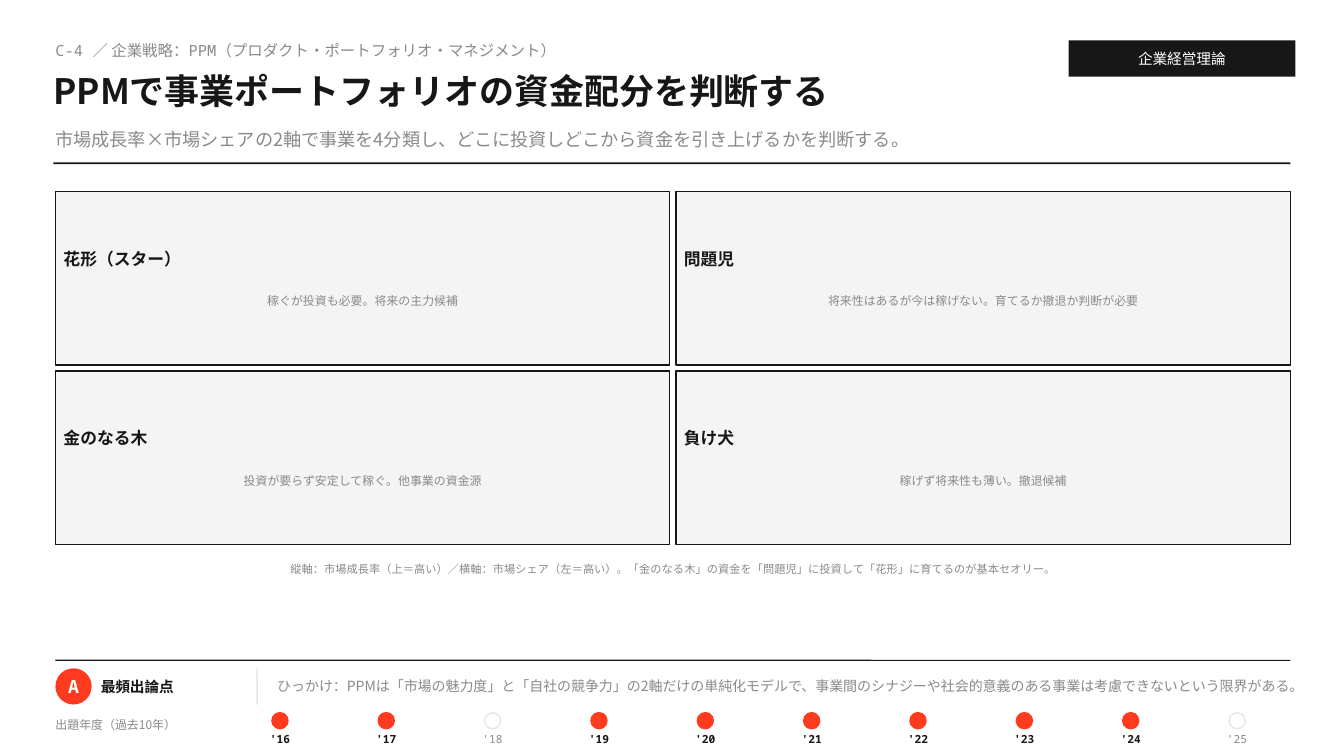
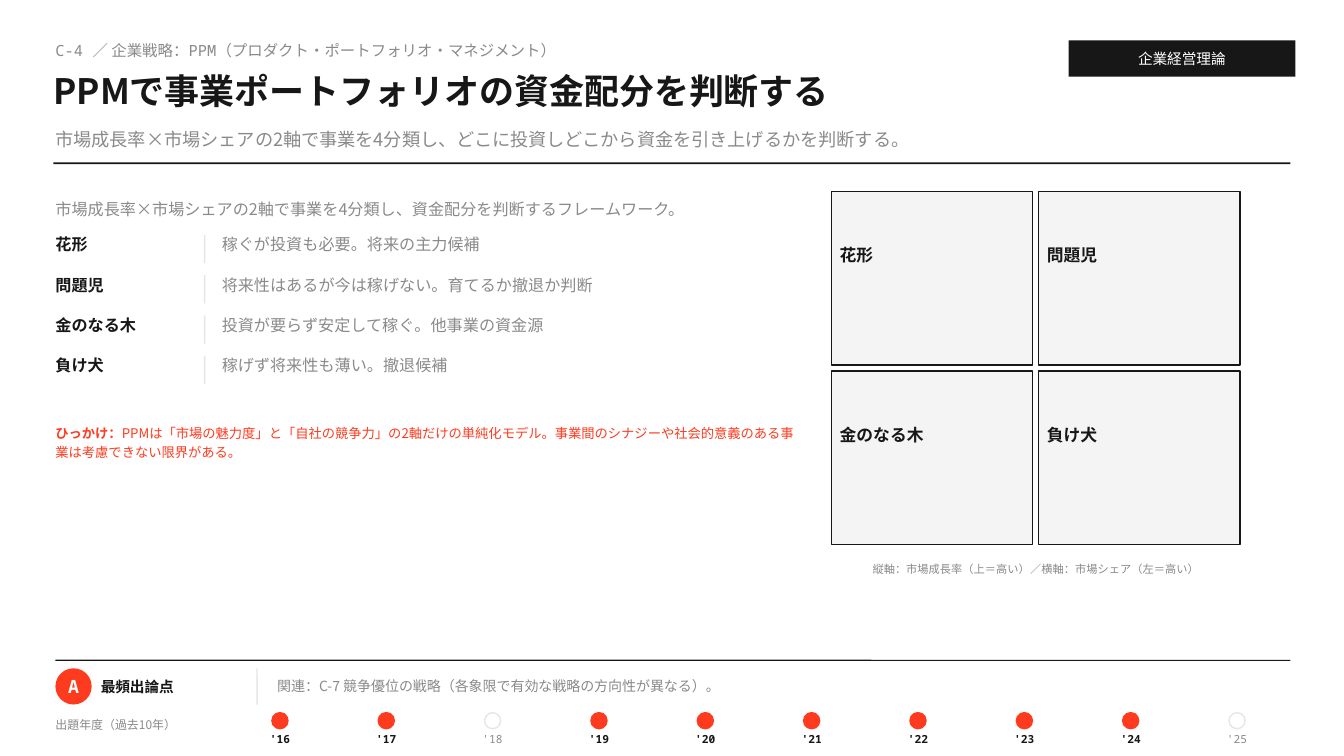
Before and after one commit to MasatoshiSano/SMEC, a slide deck: slide 11 of slides/1st_stage/C_business_administration.pptx. Drawn at 1344x756 pixels with LibreOffice and Linux fonts; fonts in the diff are those of the drawing. Boxes give left, top, right and bottom in pixels: in the first picture for what was removed or moved away, otherwise in the second. Text is boxed around its words. In the diff, an @@ line names an element or a change of style, - is before the commit and + after.

```diff
--- a/slides/1st_stage/C_business_administration.pptx
+++ b/slides/1st_stage/C_business_administration.pptx
@@ rectangle removed at [55,192,669,365] @@
@@ text added at [55,201,684,216], 11.5 pt, text #8A8A8A @@
+市場成長率×市場シェアの2軸で事業を4分類し、資金配分を判断するフレームワーク。
@@ rectangle: place and size @@
-rectangle at [677,192,1291,365]
+rectangle at [832,192,1033,365]
@@ rectangle added at [1038,192,1240,365], fill #F4F4F4, outline #171717 1 pt @@
@@ text added at [55,236,87,252], 11.5 pt, text #171717, bold @@
+花形
@@ text "稼ぐが投資も必要。将来の主力候補": place and size @@
-text "稼ぐが投資も必要。将来の主力候補" at [63,250,458,306]
+text "稼ぐが投資も必要。将来の主力候補" at [222,236,480,251]
@@ text at [63,250,180,267]: paragraph removed @@
-花形（スター）
@@ text added at [840,246,874,263], 12 pt, text #171717, bold @@
+花形
@@ text added at [1047,247,1097,263], 12 pt, text #171717, bold @@
+問題児
@@ text added at [55,275,103,296], 11.5 pt, text #171717, bold @@
+問題児
@@ text at [222,277,593,292]: text changed; size 8.5 to 11.5 pt @@
-問題児
-将来性はあるが今は稼げない。育てるか撤退か判断が必要
+将来性はあるが今は稼げない。育てるか撤退か判断
@@ text "将来性はあるが今は稼げない。育てるか撤退か判断" at [222,277,593,292]: vertical alignment middle to top @@
@@ text added at [55,317,136,333], 11.5 pt, text #171717, bold @@
+金のなる木
@@ size 8.5 to 11.5 pt; alignment centre to left; line spacing 1.15 to 1; vertical alignment middle to top in 3 elements at [222,236,480,251], [222,357,448,372], [222,317,544,332] @@
@@ text "投資が要らず安定して稼ぐ。他事業の資金源": place and size @@
-text "投資が要らず安定して稼ぐ。他事業の資金源" at [63,429,482,486]
+text "投資が要らず安定して稼ぐ。他事業の資金源" at [222,317,544,332]
@@ text added at [55,357,103,373], 11.5 pt, text #171717, bold @@
+負け犬
@@ line added from (205, 356) to (205, 384), #E6E6E6 1 pt @@
@@ text "稼げず将来性も薄い。撤退候補": place and size @@
-text "稼げず将来性も薄い。撤退候補" at [684,429,1067,486]
+text "稼げず将来性も薄い。撤退候補" at [222,357,448,372]
@@ rectangle removed at [55,371,669,544] @@
@@ rectangle: place and size @@
-rectangle at [677,371,1291,544]
+rectangle at [832,371,1033,544]
@@ rectangle added at [1038,371,1240,544], fill #F4F4F4, outline #171717 1 pt @@
@@ text at [55,426,793,458]: text changed; size 10 to 9.5 pt; text colour #8A8A8A to #FF3B1F @@
-ひっかけ：PPMは「市場の魅力度」と「自社の競争力」の2軸だけの単純化モデルで、事業間のシナジーや社会的意義のある事業は考慮できないという限界がある。
+ひっかけ：PPMは「市場の魅力度」と「自社の競争力」の2軸だけの単純化モデル。事業間のシナジーや社会的意義のある事業は考慮できない限界がある。
@@ text at [63,429,147,446]: paragraph removed @@
-金のなる木
@@ text at [684,429,734,446]: paragraph removed @@
-負け犬
@@ text added at [840,426,924,443], 12 pt, text #171717, bold @@
+金のなる木
@@ text added at [1047,426,1097,443], 12 pt, text #171717, bold @@
+負け犬
@@ text at [873,563,1199,574]: text changed @@
-縦軸：市場成長率（上＝高い）／横軸：市場シェア（左＝高い）。「金のなる木」の資金を「問題児」に投資して「花形」に育てるのが基本セオリー。
+縦軸：市場成長率（上＝高い）／横軸：市場シェア（左＝高い）
@@ text added at [277,679,720,692], 10 pt, text #8A8A8A @@
+関連：C-7 競争優位の戦略（各象限で有効な戦略の方向性が異なる）。
```
Also in this commit, not shown: 6 other slides changed, 2 other files.
